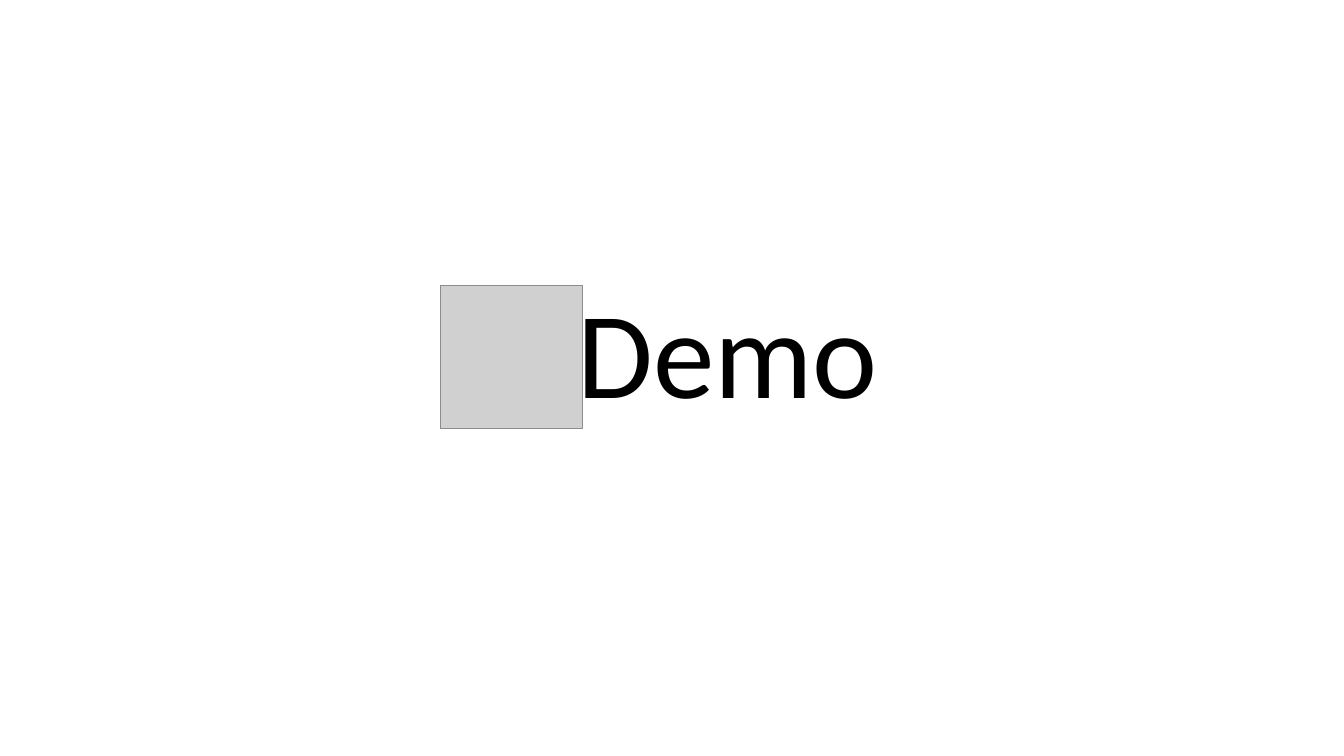
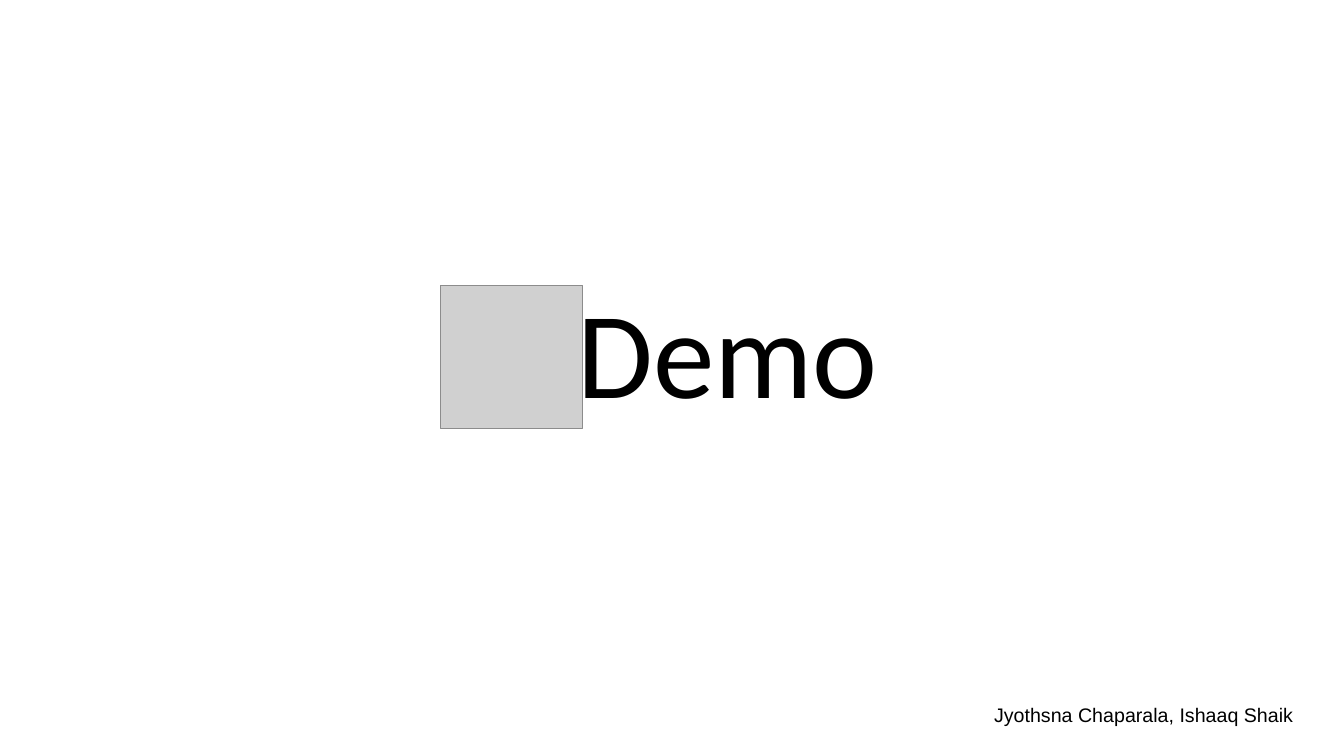
Before and after one commit to JyothsnaCh0831/SoulSwipe, a slide deck: slide 14 of SoulSwipe.pptx (slide 11 before the commit). Drawn at 1344x756 pixels with LibreOffice and Linux fonts; fonts in the diff are those of the drawing; grey boxes stand for pictures. Boxes give left, top, right and bottom in pixels: in the first picture for what was removed or moved away, otherwise in the second. Text is boxed around its words. In the diff, an @@ line names an element or a change of style, - is before the commit and + after.

```diff
--- a/SoulSwipe.pptx
+++ b/SoulSwipe.pptx
@@ text added at bbox=[994, 707, 1293, 726], 14 pt, text #000000 @@
+Jyothsna Chaparala, Ishaaq Shaik
```
Also in this commit, not shown: 9 other slides changed, 8 slides added, 5 slides removed.
